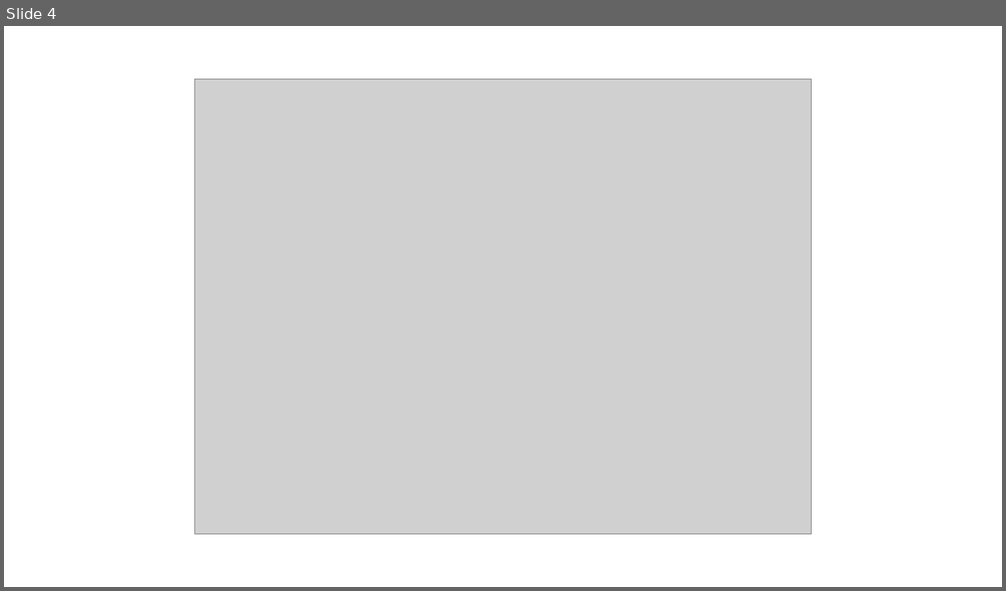
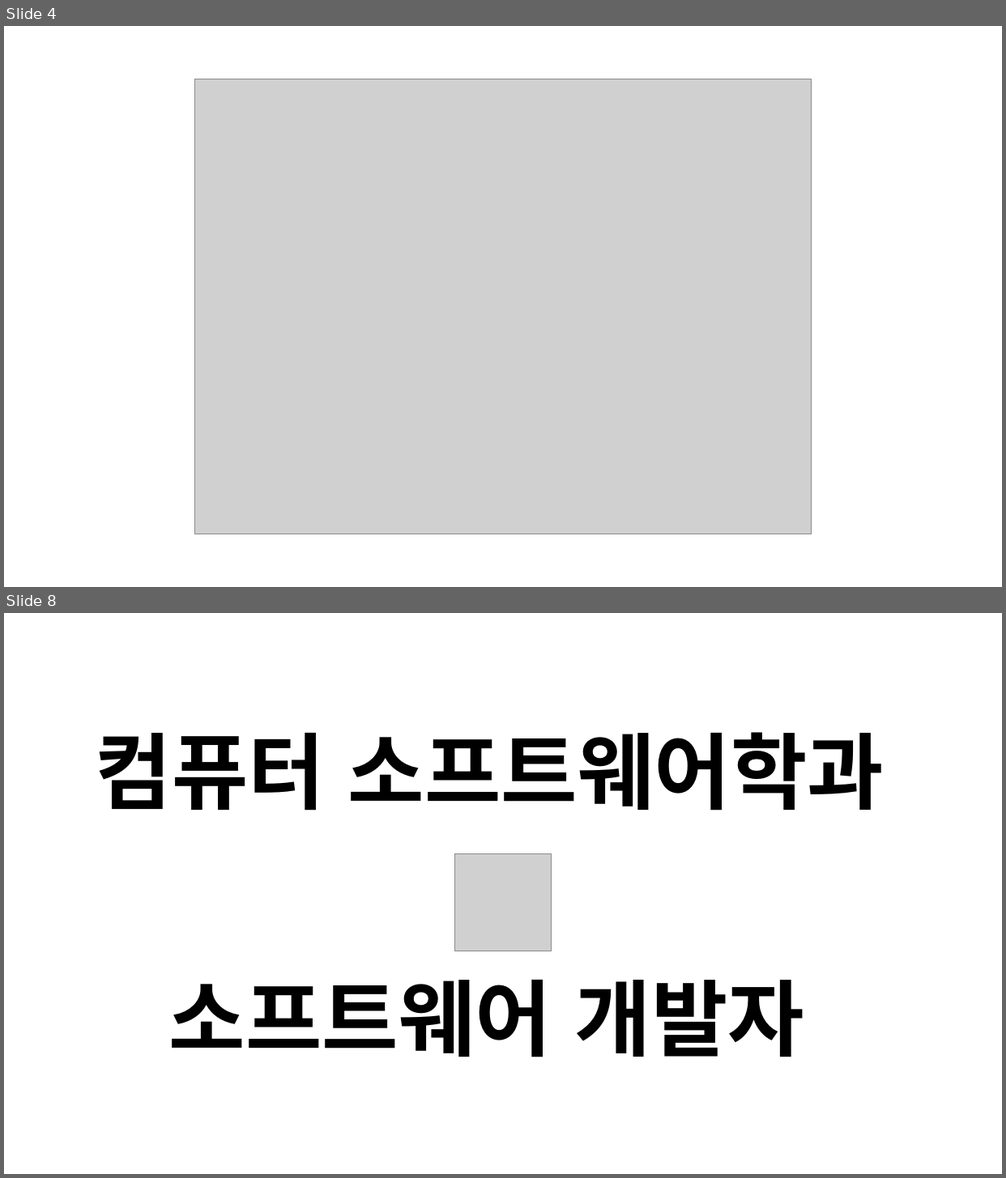
Before and after one commit to ppark-jjong/TIL, a slide deck: etc/2022 부천미래교육센터 멘토링.pptx. Shown one above the other, each under a label of ours: slide 4 before the commit, slides 4 and 8 after it; the slides between them are not shown. The pictures are 1006x591 and 1006x1178 pixels, drawn with LibreOffice and Linux fonts; fonts in the diff are those of the drawing; grey boxes stand for pictures. Boxes give left, top, right and bottom in pixels: in the first picture for what was removed or moved away, otherwise in the second. Text is boxed around its words. In the diff, an @@ line names an element or a change of style, - is before the commit and + after.

```diff
--- a/etc/2022 부천미래교육센터 멘토링.pptx
+++ b/etc/2022 부천미래교육센터 멘토링.pptx
@@ slide 8 added at (x1=4, y1=613, x2=1002, y2=1174), background #FFFFFF @@
@@ text added at (x1=96, y1=732, x2=884, y2=811), 80 pt, text #000000, bold @@
+컴퓨터 소프트웨어학과
@@ picture added at (x1=454, y1=854, x2=552, y2=952) @@
@@ text added at (x1=169, y1=980, x2=804, y2=1058), 80 pt, text #000000, bold @@
+소프트웨어 개발자
```
Also in this commit, not shown: 1 slide changed, 5 other slides added, 4 slides removed, 1 other file.
